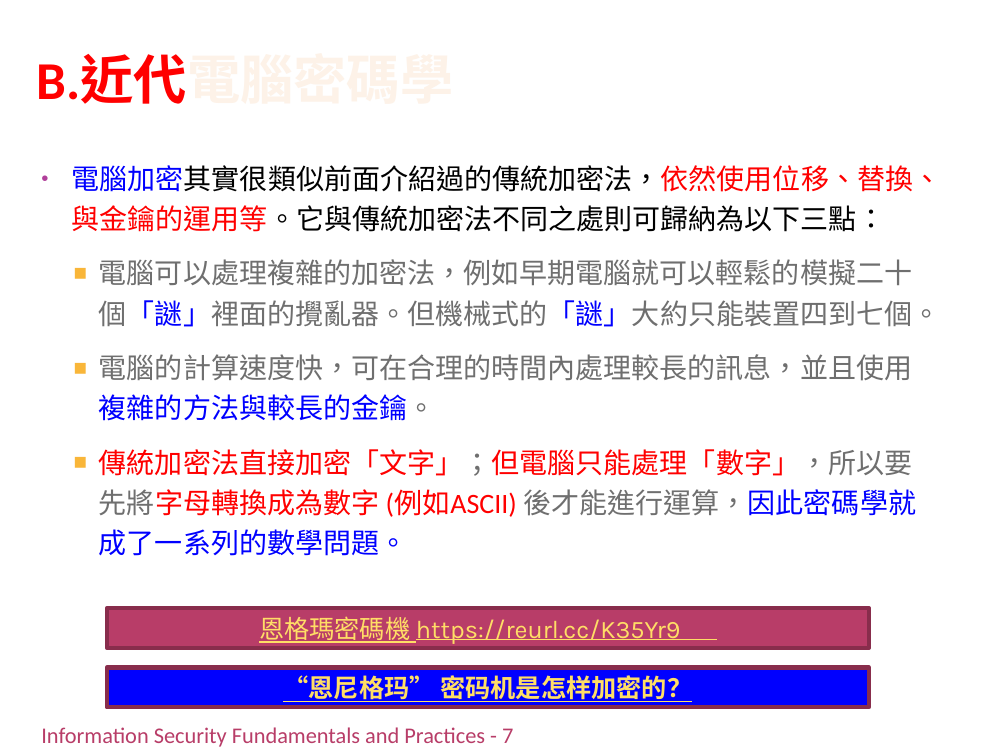
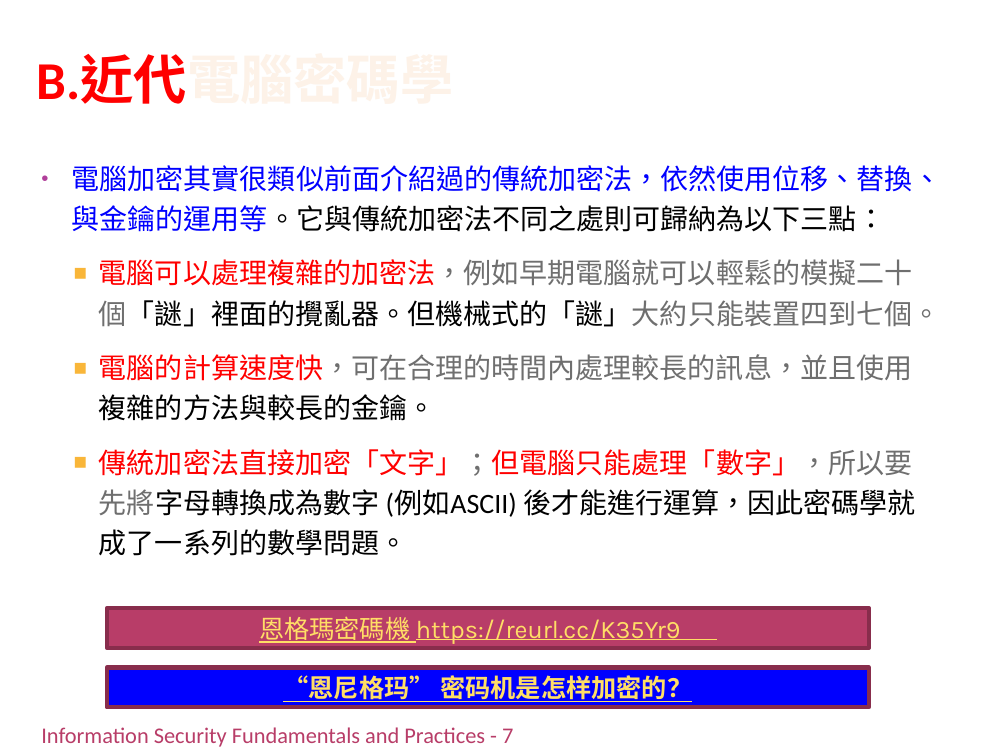
Before and after one commit to chih-chengwu/Information-Security-Markdown, a slide deck: slide 19 of 正本/Ch6_基礎密碼學(潘天佑的第7章).pptx. Drawn at 1008x756 pixels with LibreOffice and Linux fonts; fonts in the diff are those of the drawing; background and template pictures are left out. Boxes give left, top, right and bottom in pixels: in the first picture for what was removed or moved away, otherwise in the second. Text is boxed around its words. In the diff, an @@ line names an element or a change of style, - is before the commit and + after.

```diff
--- a/正本/Ch6_基礎密碼學(潘天佑的第7章).pptx
+++ b/正本/Ch6_基礎密碼學(潘天佑的第7章).pptx
@@ text "電腦加密其實很類似前面介紹過的傳統加密法，依然使用位移、替換、與金鑰的運用等。它與傳統加密法不同之處則可歸納為以下三點：" at bbox=[72, 165, 941, 556]: text colour #000000 to #0000FF, text colour #FF0000 to #0000FF in "電腦加密其實很類似前面介紹過的傳統加密法，依然使用位移、替換、與金鑰的運用等。它與傳統加密法不同之處則可歸納為以下三點："; text colour #707070 to #FF0000 in "電腦可以處理複雜的加密法，例如早期電腦就可以輕鬆的模擬二十個「謎」裡面的攪亂器。但機械式的「謎」大約只能裝置四到七個。", "電腦的計算速度快，可在合理的時間內處理較長的訊息，並且使用複雜的方法與較長的金鑰。"; text colour #0000FF to #000000, text colour #707070 to #000000 in "電腦可以處理複雜的加密法，例如早期電腦就可以輕鬆的模擬二十個「謎」裡面的攪亂器。但機械式的「謎」大約只能裝置四到七個。", "電腦的計算速度快，可在合理的時間內處理較長的訊息，並且使用複雜的方法與較長的金鑰。", "後才能進行運算，因此密碼學就成了一系列的數學問題。"; text colour #FF0000 to #000000 in "傳統加密法直接加密「文字」；但電腦只能處理「數字」，所以要先將字母轉換成為數字 (例如ASCII)" @@
```
Also in this commit, not shown: 18 other slides changed, 2 slides added, 2 slides removed, 5 other files.
